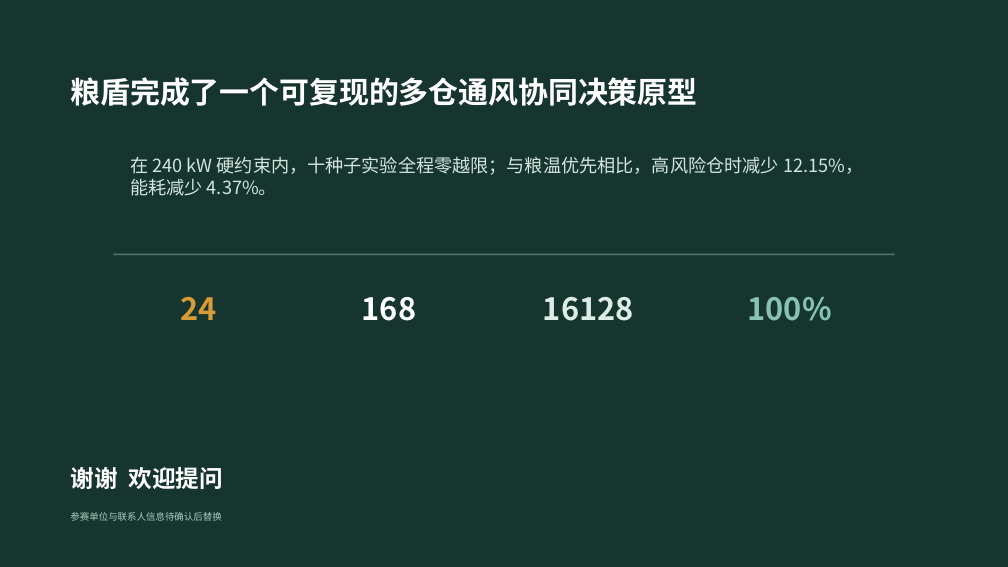
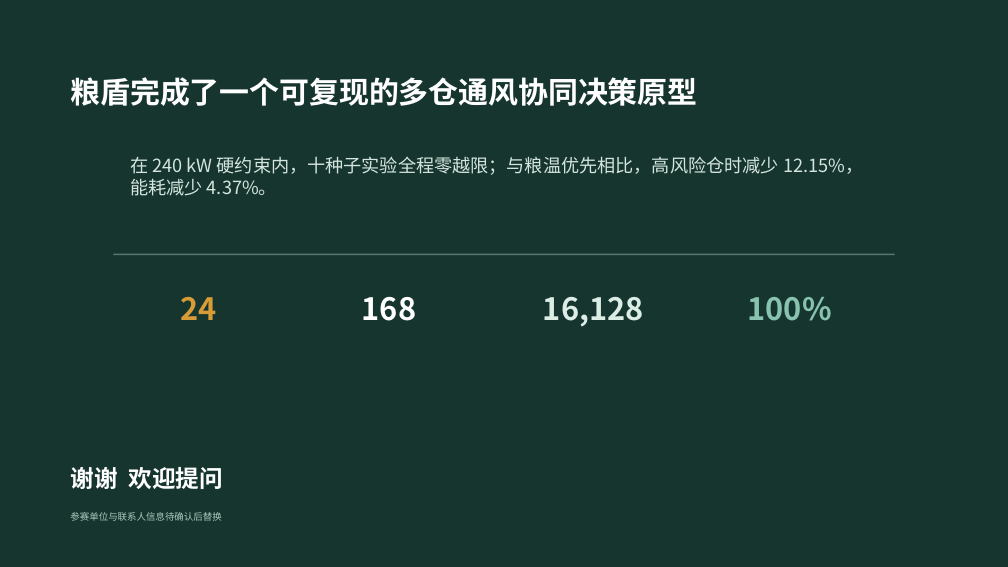
Before and after one commit to ychenfen/liangdun-siac-2026, a slide deck: slide 12 of 02_制作中/PPT/粮盾_答辩演示_定稿.pptx. Drawn at 1008x567 pixels with LibreOffice and Linux fonts; fonts in the diff are those of the drawing. Boxes give left, top, right and bottom in pixels: in the first picture for what was removed or moved away, otherwise in the second. Text is boxed around its words. In the diff, an @@ line names an element or a change of style, - is before the commit and + after.

```diff
--- a/02_制作中/PPT/粮盾_答辩演示_定稿.pptx
+++ b/02_制作中/PPT/粮盾_答辩演示_定稿.pptx
@@ text at (543,297,644,327): text changed @@
-16128
+16,128
```
Also in this commit, not shown: 2 other slides changed, 8 other files.
